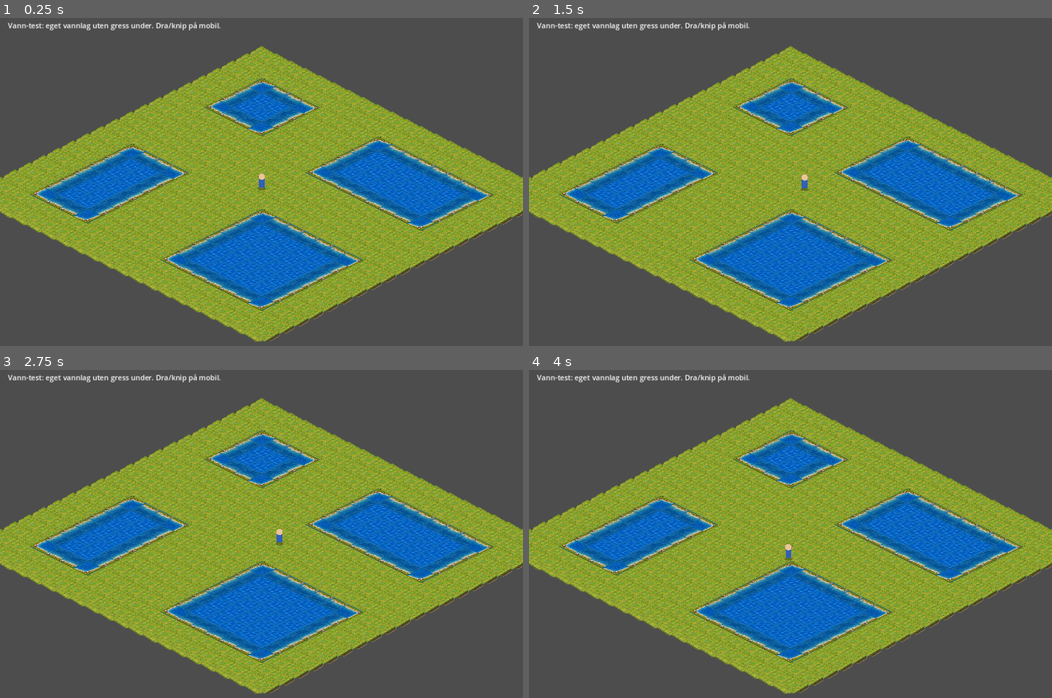
Above: before the commit, frames 1-4 (two rows, left to right).
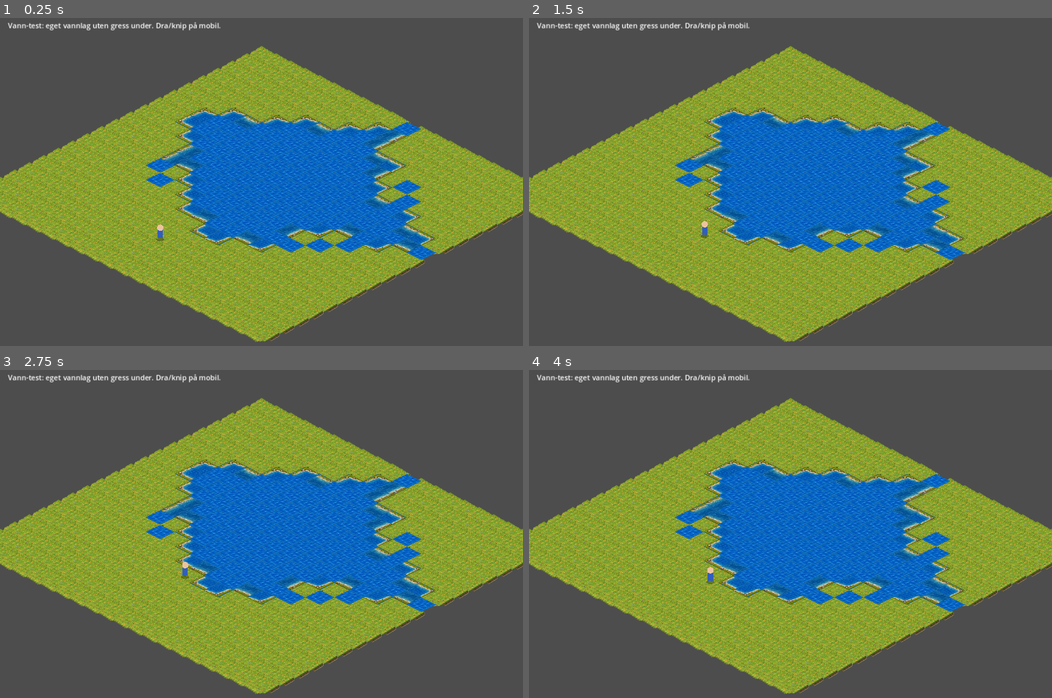
Above: after the commit, the same moments.

Repository: hkolberg/lille-gaardsliv
Game: Godot game, scene res://main.tscn
Two runs of this game, one before a commit and one after it. Both use one fixed random seed, a clock stepped at 60 frames per second and the inputs below.
Inputs (mouse positions are in pixels of both pictures, inside the frame that each line leads up to):
- Up to frame 1 (0.25 s): no input
- Up to frame 2 (1.5 s): tap Enter at 0.5 s; move the mouse to (905, 175) at 0.52 s; hold D (move_right) 0.53-1.25 s; click (905, 175) at 0.67 s; drag from (685, 208) to (764, 260) at 1.27 s
- Up to frame 3 (2.75 s): move the mouse to (313, 468) at 2.02 s; hold D (move_right) from 2.03 s (still down)
- Up to frame 4 (4 s): release D (move_right) at 2.75 s; drag from (764, 612) to (633, 491) at 2.77 s; tap Space at 3.5 s; move the mouse to (947, 596) at 3.52 s; hold A (move_left) from 3.53 s (still down)

The runs differ from the first frame. In frame 1, 27% of the frame differs, in the area x 5-95%, y 17-90%; in frame 2, 27%; in frame 3, 27%; in frame 4, 27%.

Commit message:
Build complex lake test shape for shoreline validation

Diff:
--- a/godot/main.gd
+++ b/godot/main.gd
@@ -134,32 +134,80 @@
 	tiles.clear()
 	fences.clear()
 
-	# Clean shoreline validation world. Each lake uses only topology that is
-	# currently supported by verified art: interior (0 land sides), straight
-	# bank (1 land side), and convex corner (2 adjacent land sides).
+	# Complex shoreline validation world: one large organic lake with bays,
+	# peninsulas, narrow sections and concave shoreline transitions.
 	for y in GRID_H:
 		var row: Array = []
 		for x in GRID_W:
 			row.append(_tile("meadow", "grass", 0))
 		tiles.append(row)
 
-	# Lake 1: compact square pond.
-	_fill_water_rect(2, 2, 5, 5)
-
-	# Lake 2: broad lake with long straight banks.
-	_fill_water_rect(10, 2, 17, 6)
-
-	# Lake 3: narrow, long lake.
-	_fill_water_rect(2, 11, 5, 17)
-
-	# Lake 4: large rectangular lake, useful for checking long continuous
-	# shoreline plus a substantial plain-water interior.
-	_fill_water_rect(11, 11, 17, 17)
-
-func _fill_water_rect(x0: int, y0: int, x1: int, y1: int) -> void:
-	for y in range(y0, y1 + 1):
-		for x in range(x0, x1 + 1):
-			tiles[y][x] = _tile("water", "water", 0)
+	# Main lake body.
+	_set_water_row(2, 8, 10)
+	_set_water_row(3, 6, 12)
+	_set_water_row(4, 5, 14)
+	_set_water_row(5, 4, 15)
+	_set_water_row(6, 4, 16)
+	_set_water_row(7, 3, 16)
+	_set_water_row(8, 3, 17)
+	_set_water_row(9, 4, 17)
+	_set_water_row(10, 5, 16)
+	_set_water_row(11, 6, 15)
+	_set_water_row(12, 7, 14)
+	_set_water_row(13, 8, 13)
+
+	# North-west bay.
+	for p in [
+		Vector2i(3, 5),
+		Vector2i(2, 6), Vector2i(3, 6),
+		Vector2i(2, 7)
+	]:
+		tiles[p.y][p.x] = _tile("water", "water", 0)
+
+	# South-west bay.
+	for p in [
+		Vector2i(4, 10),
+		Vector2i(4, 11),
+		Vector2i(5, 12)
+	]:
+		tiles[p.y][p.x] = _tile("water", "water", 0)
+
+	# Small northern arm.
+	for p in [
+		Vector2i(9, 1), Vector2i(10, 1),
+		Vector2i(10, 0)
+	]:
+		tiles[p.y][p.x] = _tile("water", "water", 0)
+
+	# Eastern narrow arm.
+	for p in [
+		Vector2i(17, 7), Vector2i(18, 7),
+		Vector2i(18, 8), Vector2i(19, 8)
+	]:
+		tiles[p.y][p.x] = _tile("water", "water", 0)
+
+	# South-facing bay / narrow tongue.
+	for p in [
+		Vector2i(10, 13),
+		Vector2i(10, 14), Vector2i(11, 14)
+	]:
+		tiles[p.y][p.x] = _tile("water", "water", 0)
+
+	# Two intentional land intrusions create concave bays / peninsula-like shapes.
+	for p in [
+		Vector2i(13, 4),
+		Vector2i(14, 5),
+		Vector2i(15, 10),
+		Vector2i(14, 11)
+	]:
+		tiles[p.y][p.x] = _tile("meadow", "grass", 0)
+
+	# Keep the player on land for inspection.
+	player_grid = Vector2(9.5, 16.5)
+
+func _set_water_row(y: int, x0: int, x1: int) -> void:
+	for x in range(x0, x1 + 1):
+		tiles[y][x] = _tile("water", "water", 0)
 
 func _tile(category: String, surface: String, connections: int) -> Dictionary:
 	return {
